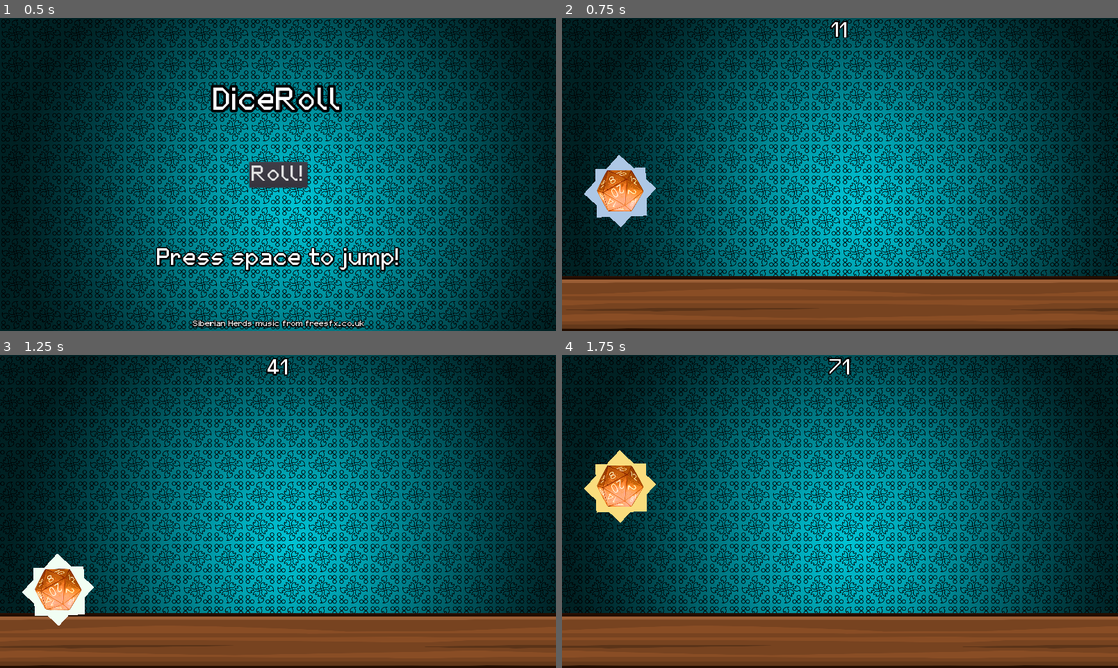
Above: before the commit, frames 1-4 (two rows, left to right).
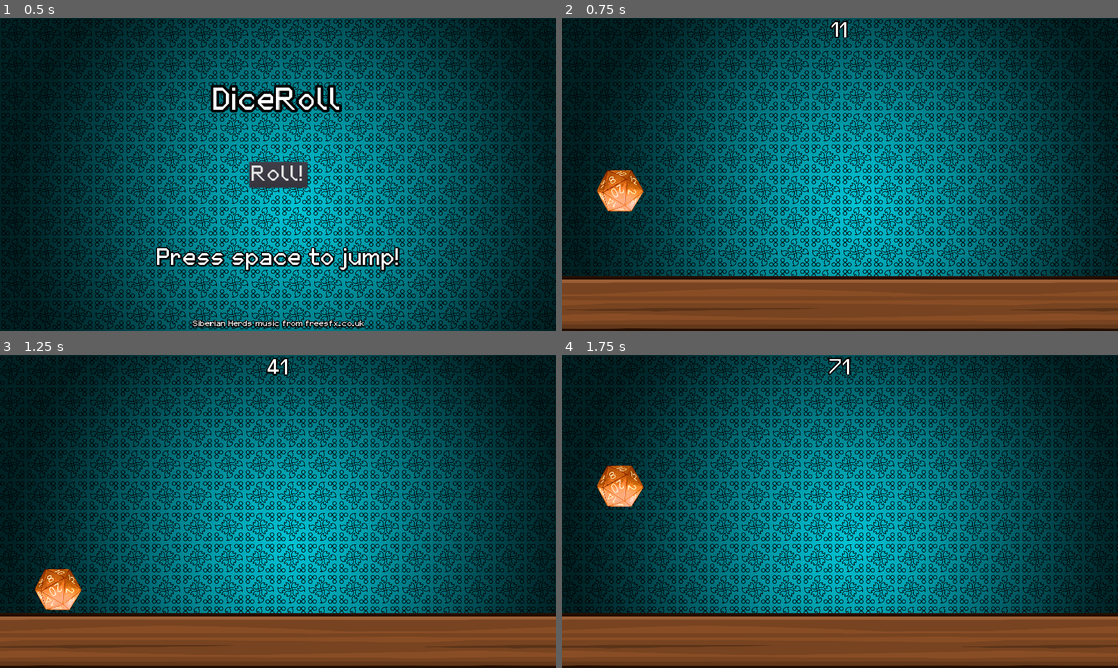
Above: after the commit, the same moments.

Repository: Loupine/DiceRoll2D
Game: Godot game, scene res://MainMenu/MainMenu.tscn
Two runs of this game, one before a commit and one after it. Both use one fixed random seed, a clock stepped at 60 frames per second and the inputs below.
Inputs:
- Up to frame 1 (0.5 s): no input
- Up to frame 2 (0.75 s): click "Roll!" at 0.5 s
- Up to frame 3 (1.25 s): no input
- Up to frame 4 (1.75 s): tap Space (jump) at 1.52 s

Frame 1 is identical in both runs. In frame 2, 0.9% of the frame differs, in the area x 4-17%, y 43-67%; in frame 3, 0.9%, in the area x 4-17%, y 63-87%; in frame 4, 0.9%.

Commit message:
Add background transitions

Diff:
--- a/project/Player/Player.tscn
+++ b/project/Player/Player.tscn
@@ -80,6 +80,7 @@
 shape = SubResource( 1 )
 
 [node name="InvincibilityShield" type="ColorRect" parent="."]
+visible = false
 material = SubResource( 5 )
 margin_left = -61.0
 margin_top = -58.0
--- a/project/World/Background/ParallaxBackground.gd
+++ b/project/World/Background/ParallaxBackground.gd
@@ -2,6 +2,12 @@
 
 
 var _scroll_velocity := Vector2(-.01, 0);
+var _current_background_number := 1
+
+onready var _main_background := get_node("MainLayer/MainBackground")
+onready var _main_background2 := get_node("MainLayer/MainBackground2")
+onready var _main_background3 := get_node("MainLayer/MainBackground3")
+onready var _background_switch_timer := get_node("BackgroundSwitchTimer")
 
 
 func _process(delta:float)-> void:
@@ -11,7 +17,20 @@
 
 func stop_parallax()-> void:
 	_scroll_velocity = Vector2.ZERO
+	_background_switch_timer.stop()
 
 
 func increase_scroll_velocity()-> void:
 	_scroll_velocity.x -= .0001
+
+
+func _on_BackgroundSwitchTimer_timeout()-> void:
+	var _tween := create_tween()
+	if _current_background_number == 1:
+		_main_background2.set_visible(true)
+		var _property_tweener := _tween.tween_property(_main_background2, "position", Vector2(0.0,0.0), 1.0)
+	if _current_background_number == 2:
+		_main_background3.set_visible(true)
+		var _property_tweener := _tween.tween_property(_main_background3, "position", Vector2(0.0,0.0), 1.0)
+		_background_switch_timer.stop()
+	_current_background_number += 1
--- a/project/World/Background/ParallaxBackground.tscn
+++ b/project/World/Background/ParallaxBackground.tscn
@@ -1,8 +1,10 @@
-[gd_scene load_steps=4 format=2]
+[gd_scene load_steps=6 format=2]
 
 [ext_resource path="res://World/Background/ParallaxBackground.gd" type="Script" id=1]
 [ext_resource path="res://World/Background/BackgroundSprites/pattern1_1.png" type="Texture" id=2]
 [ext_resource path="res://World/Background/BackgroundSprites/long_wood_tile.png" type="Texture" id=3]
+[ext_resource path="res://World/Background/BackgroundSprites/pattern2.png" type="Texture" id=4]
+[ext_resource path="res://World/Background/BackgroundSprites/pattern3.png" type="Texture" id=5]
 
 [node name="ParallaxBackground" type="ParallaxBackground"]
 script = ExtResource( 1 )
@@ -13,6 +15,17 @@
 
 [node name="MainBackground" type="Sprite" parent="MainLayer"]
 texture = ExtResource( 2 )
+centered = false
+
+[node name="MainBackground2" type="Sprite" parent="MainLayer"]
+visible = false
+position = Vector2( 1366, 0 )
+texture = ExtResource( 4 )
+centered = false
+
+[node name="MainBackground3" type="Sprite" parent="MainLayer"]
+visible = false
+texture = ExtResource( 5 )
 centered = false
 
 [node name="FloorLayer" type="ParallaxLayer" parent="."]
@@ -30,3 +43,9 @@
 scale = Vector2( 1, 0.5 )
 texture = ExtResource( 3 )
 centered = false
+
+[node name="BackgroundSwitchTimer" type="Timer" parent="."]
+wait_time = 50.0
+autostart = true
+
+[connection signal="timeout" from="BackgroundSwitchTimer" to="." method="_on_BackgroundSwitchTimer_timeout"]
Binary file added: project/World/Background/BackgroundSprites/pattern2.png
Not shown, added: project/World/Background/BackgroundSprites/pattern2.png.import
Binary file added: project/World/Background/BackgroundSprites/pattern3.png
Not shown, added: project/World/Background/BackgroundSprites/pattern3.png.import
